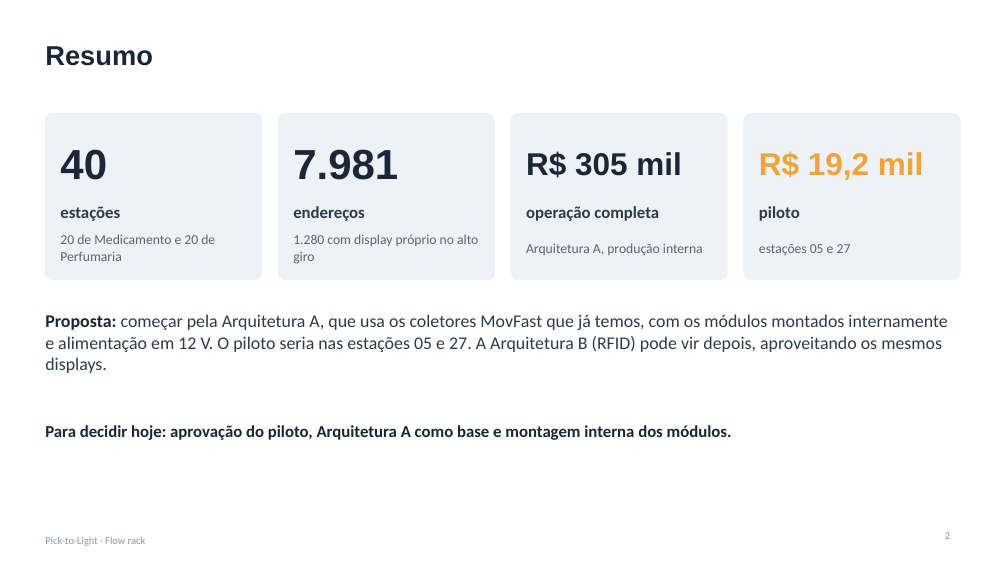
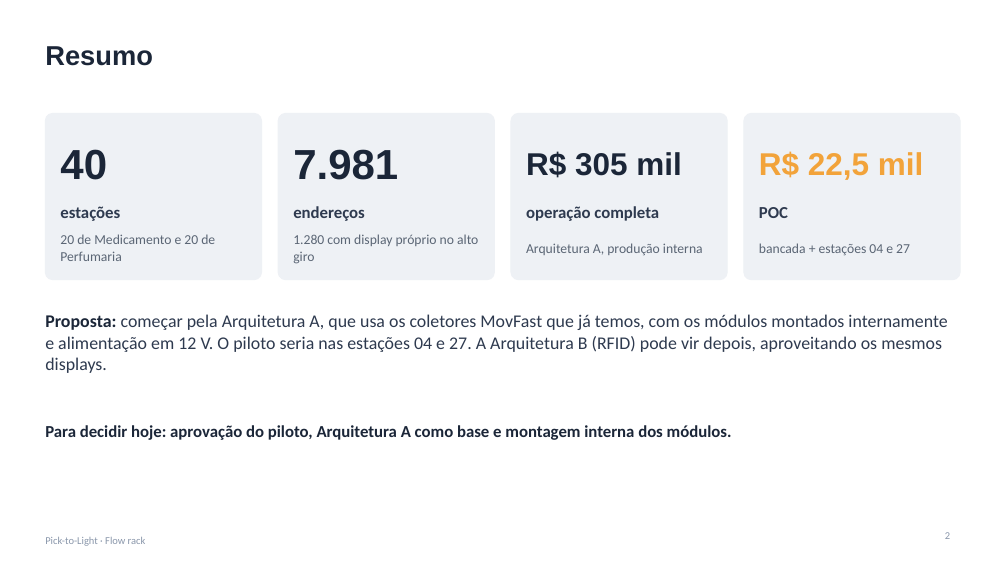
Before and after one commit to jivo88/picking_to_light, a slide deck: slide 2 of projeto/entregaveis/Apresentacao_PTL.pptx. Drawn at 1008x567 pixels with LibreOffice and Linux fonts; fonts in the diff are those of the drawing. Boxes give left, top, right and bottom in pixels: in the first picture for what was removed or moved away, otherwise in the second. Text is boxed around its words. In the diff, an @@ line names an element or a change of style, - is before the commit and + after.

```diff
--- a/projeto/entregaveis/Apresentacao_PTL.pptx
+++ b/projeto/entregaveis/Apresentacao_PTL.pptx
@@ text at [759, 151, 923, 180]: text changed @@
-R$ 19,2 mil
+R$ 22,5 mil
@@ text at [759, 207, 788, 218]: text changed @@
-piloto
+POC
@@ text at [759, 243, 910, 255]: text changed @@
-estações 05 e 27
+bancada + estações 04 e 27
@@ text at [45, 314, 947, 373]: text changed @@
-Proposta: começar pela Arquitetura A, que usa os coletores MovFast que já temos, com os módulos montados internamente e alimentação em 12 V. O piloto seria nas estações 05 e 27. A Arquitetura B (RFID) pode vir depois, aproveitando os mesmos displays.
+Proposta: começar pela Arquitetura A, que usa os coletores MovFast que já temos, com os módulos montados internamente e alimentação em 12 V. O piloto seria nas estações 04 e 27. A Arquitetura B (RFID) pode vir depois, aproveitando os mesmos displays.
```
Also in this commit, not shown: 3 other slides changed, 13 other files.
